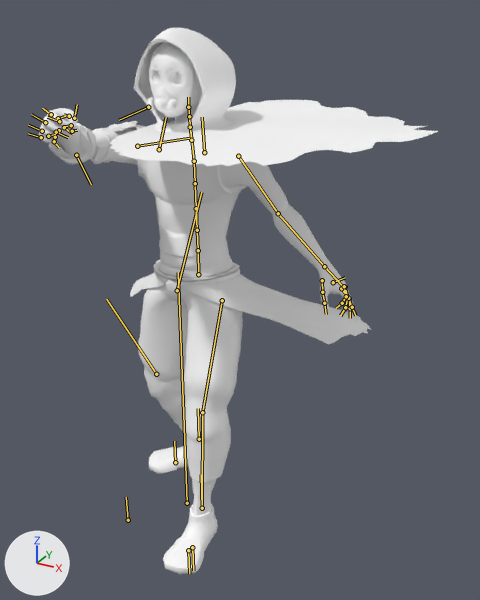
An edit to the FBX model Assets/LocalAsset/Model/Character/CharacterTest/Animation_FBX/player_Anim/gunBadePack_Anim/gunBladeForwordShoot.fbx, drawn before and after from the same camera.
Rendered twice from a 50 mm lens placed at (0.0571, -0.083, 0.086), pointed at (0.0076, 0.0069, 0.041). Arrows for +X, +Y and +Z are at lower left; the lights stay in place. Both versions are drawn at frame 26 of the action 'Take 001'; the numbers are the values there. The bones that bend it are drawn over the model as lines.

The first picture shows 'armor1', 'armor2', 'belt', 'body', 'cloth_below', 'cloth_hood', 'cloth_upper', 'mask'.
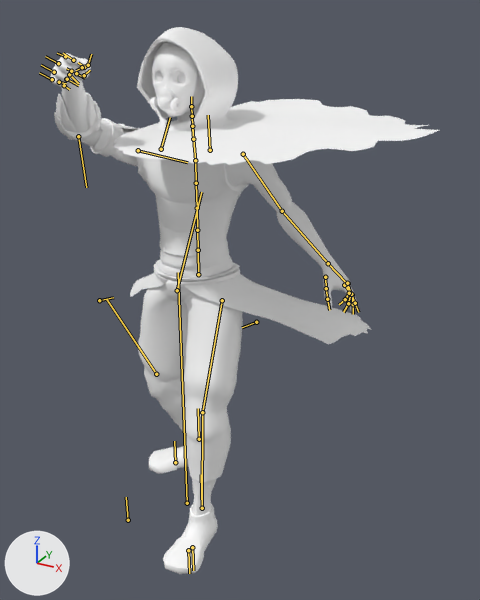
The change in detail:
Bone 'pelvis_bJnt' (bone_pelvis_bjnt) turns from (1, -1, 0) to (0, 0, 0) degrees about its own x, y and z.
Bone 'spine01_bJnt' (bone_spine01_bjnt) turns from (1, -1, 0) to (0, 0, 0) degrees about its own x, y and z.
Bone 'spine02_bJnt' (bone_spine02_bjnt) turns from (1, -1, 0) to (0, 0, 0) degrees about its own x, y and z.
Bone 'spine03_bJnt' (bone_spine03_bjnt) turns from (1, -1, 0) to (0, 0, 0) degrees about its own x, y and z.
Bone 'spine04_bJnt' (bone_spine04_bjnt) turns from (1, -1, 0) to (0, 0, 0) degrees about its own x, y and z.
Bone 'spine05_bJnt' (bone_spine05_bjnt) turns from (0, -1, 4) to (0, 0, 4) degrees about its own x, y and z.
Bone 'spine06_bJnt' (bone_spine06_bjnt) turns from (1, -1, 0) to (0, 0, 0) degrees about its own x, y and z.
Bone 'neck01_bJnt' (bone_neck01_bjnt) turns from (-1, 7, -4) to (3, 0, -4) degrees about its own x, y and z.
Bone 'armUpperLFT_bJnt' (bone_armupperlft_bjnt) turns from (-52, -49, 34) to (-47, -44, 30) degrees about its own x, y and z.
Bone 'clavicleRGT_bJnt' (bone_claviclergt_bjnt) turns from (-17, 40, -25) to (-32, 31, -27) degrees about its own x, y and z.

Boxes (x1, y1, x2, y2) around the edits, measured in the pictures (480 x 600 px):
'body', posed: before (39, 69, 356, 574); after (50, 53, 359, 574)
'cloth_upper', posed: before (110, 100, 438, 166); after (113, 99, 439, 165)
'cloth_hood', posed: before (134, 28, 236, 132); after (137, 27, 238, 131)
'mask', posed: before (147, 43, 195, 117); after (150, 42, 197, 116)
'armor1', posed (12% taller): before (49, 123, 96, 165); after (54, 93, 101, 140)
'armor2', posed: before (90, 121, 146, 164); after (90, 118, 140, 157)
bone 'spine02_bJnt', root to tip: before (197, 230) to (196, 208); after (197, 230) to (197, 208)
bone 'spine03_bJnt', root to tip: before (196, 208) to (195, 183); after (197, 208) to (196, 183)
bone 'spine04_bJnt', root to tip: before (195, 183) to (194, 161); after (196, 183) to (195, 160)
bone 'spine05_bJnt', root to tip: before (194, 161) to (190, 129); after (195, 160) to (192, 128)
bone 'spine06_bJnt', root to tip: before (191, 140) to (190, 127); after (193, 139) to (192, 126)
bone 'neck01_bJnt', root to tip: before (190, 127) to (189, 116); after (192, 126) to (192, 116)
bone 'armUpperLFT_bJnt', root to tip: before (238, 156) to (278, 213); after (243, 154) to (282, 211)
bone 'clavicleRGT_bJnt', root to tip: before (159, 149) to (166, 117); after (161, 149) to (170, 117)
